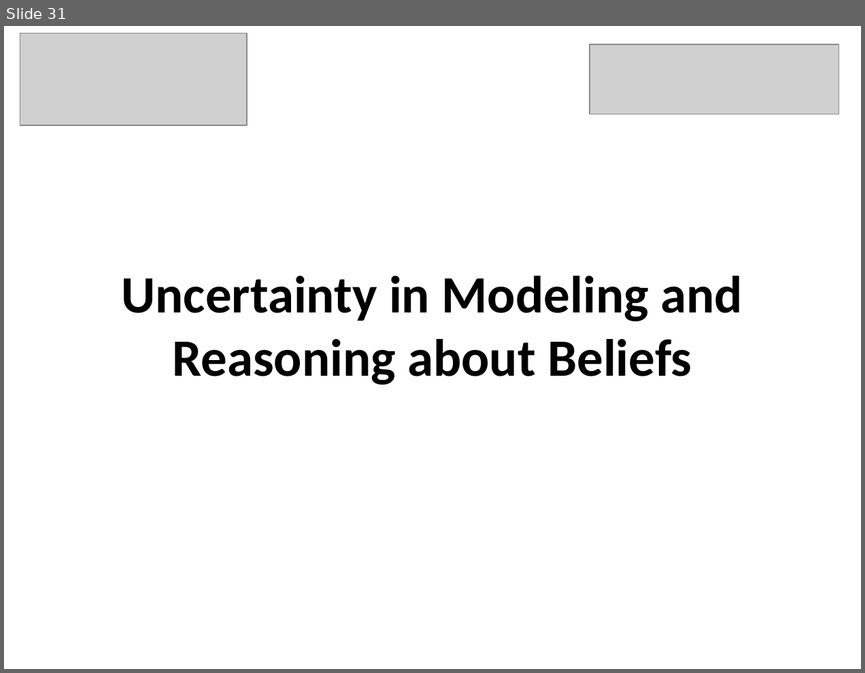
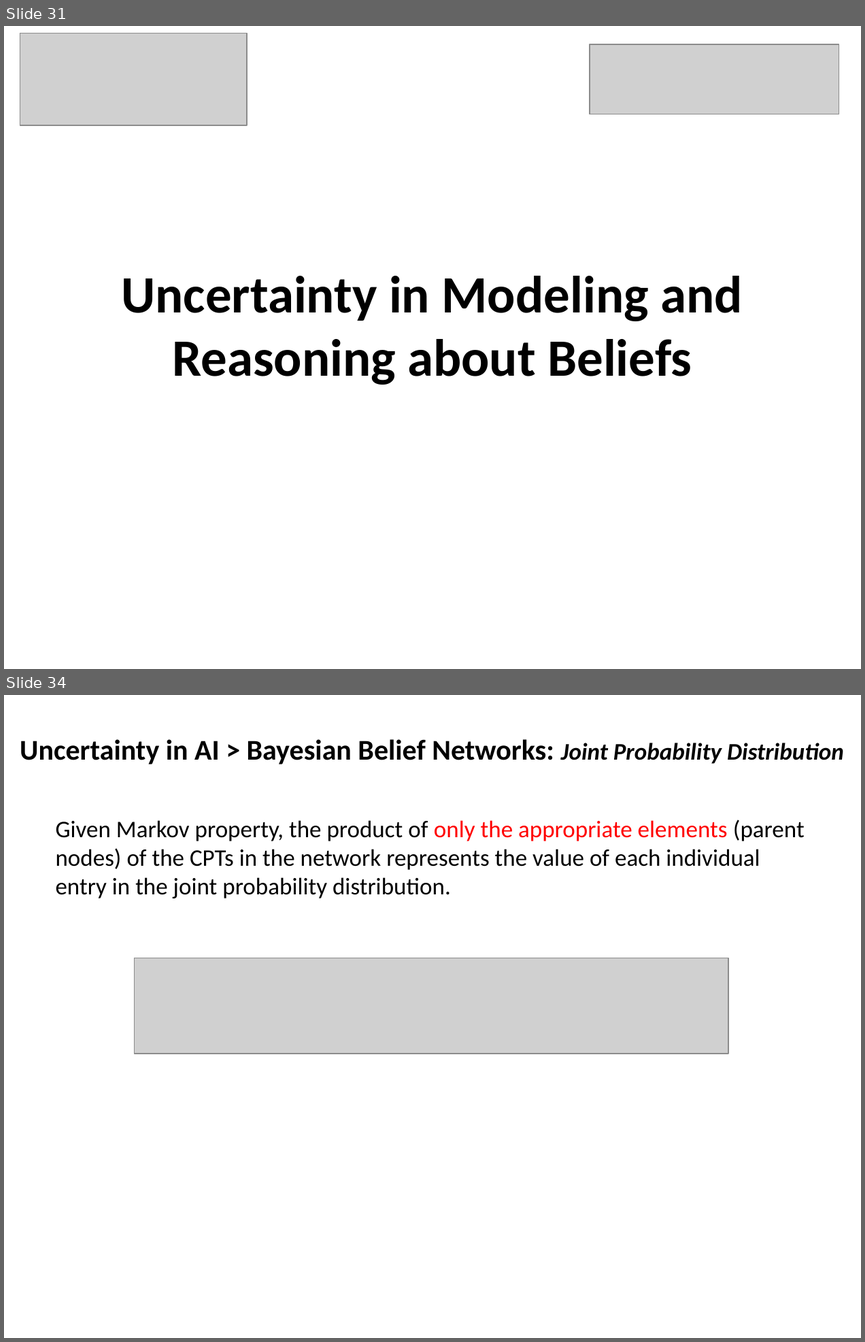
Before and after one commit to mshayganfar/CompExam1, a slide deck: presentation/PhD-comprehensive-exam.pptx. Shown one above the other, each under a label of ours: slide 31 before the commit, slides 31 and 34 after it; the slides between them are not shown. The pictures are 865x673 and 865x1342 pixels, drawn with LibreOffice and Linux fonts; fonts in the diff are those of the drawing; grey boxes stand for pictures. Boxes give left, top, right and bottom in pixels: in the first picture for what was removed or moved away, otherwise in the second. Text is boxed around its words. In the diff, an @@ line names an element or a change of style, - is before the commit and + after.

```diff
--- a/presentation/PhD-comprehensive-exam.pptx
+++ b/presentation/PhD-comprehensive-exam.pptx
@@ slide 34 added at (4,695,861,1338), background #FFFFFF @@
@@ text added at (20,739,844,764), 24 pt, text #000000, bold @@
+Uncertainty in AI > Bayesian Belief Networks: Joint Probability Distribution
@@ text added at (56,819,804,898), 20 pt, text #000000 @@
+Given Markov property, the product of only the appropriate elements (parent nodes) of the CPTs in the network represents the value of each individual entry in the joint probability distribution.
@@ picture added at (135,958,728,1054) @@
```
Also in this commit, not shown: 3 other slides added.
